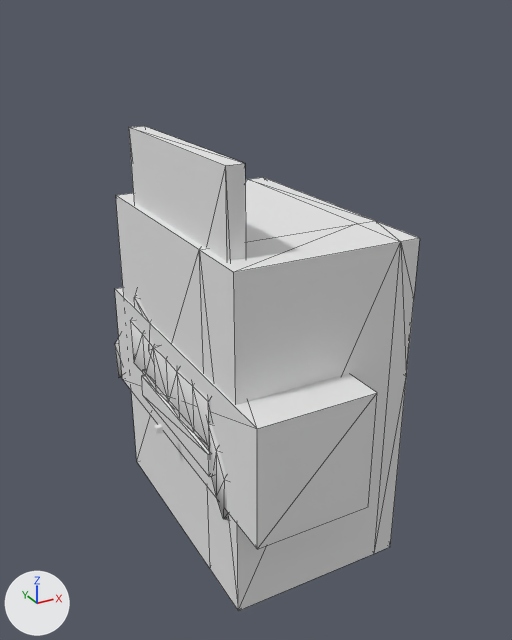
An edit to the COLLADA model objects3d/civilian_loot.dae, drawn before and after from the same camera.
Rendered twice from a 50 mm lens placed at (-12.6, -35.3, 23.4), pointed at (6.7, -0.3, 5.8). Arrows for +X, +Y and +Z are at lower left; the lights stay in place. Mesh edges are drawn as thin lines on the coarser meshes. Where no turn or scale is listed for an object, it has been applied to the vertices.

Script lines for the objects in view, before the commit:
```python
me_loot03mesh = bpy.data.meshes.new('Loot03Mesh')
me_loot03mesh.from_pydata(...)  # 46 vertices, 84 faces; spans x -6.1..5.6, y -8.4..8.4, z -10.3..10.3
me_loot03mesh.materials.append(mat_01___default)  # its picture is missing
me_loot08mesh = bpy.data.meshes.new('Loot08Mesh')
me_loot08mesh.from_pydata(...)  # 56 vertices, 108 faces; spans x -3.16..2.64, y -6.14..6.14, z -2.63..2.63
me_loot08mesh.materials.append(mat_01___default)  # its picture is missing
me_loot10mesh = bpy.data.meshes.new('Loot10Mesh')
me_loot10mesh.from_pydata(...)  # 56 vertices, 108 faces; spans x -3.16..2.64, y -6.14..6.14, z -2.63..2.63
me_loot10mesh.materials.append(mat_01___default)  # its picture is missing
ob_loot03 = bpy.data.objects.new('Loot03', me_loot03mesh)
ob_loot03.location = (7.48, 0.47, 1.96)
ob_loot08 = bpy.data.objects.new('Loot08', me_loot08mesh)
ob_loot08.location = (4.27, 0.95, 2.44)
ob_loot10 = bpy.data.objects.new('Loot10', me_loot10mesh)
ob_loot10.location = (4.59, 0.95, 2.44)
# also in view: 'Loot07' at (4.8, 0.0, 1.7); 'Loot06' at (5.6, 0.0, 1.8); 'Loot01' at (2.3, 0.1, 4.2); 'Loot09' at (5.6, 2.2, 2.0)
```
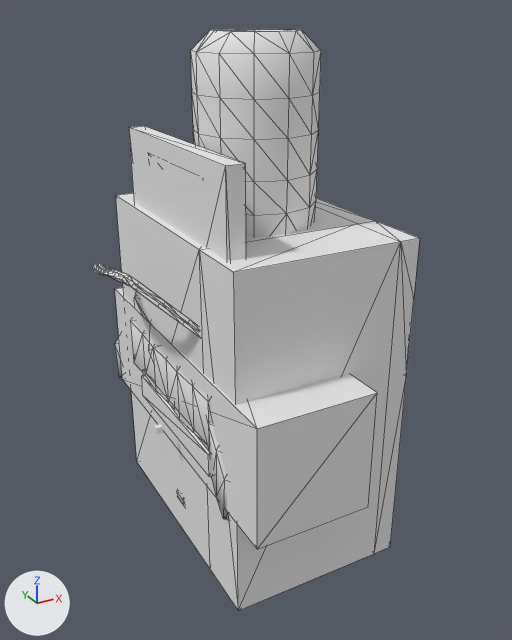
Commit message: added BigEyeMac

Boxes [x1, y1, x2, y2] around the edits, measured in the pictures (512 x 640 px):
'Loot12', added: after [191, 29, 321, 237]
'Loot08', reshaped: before [131, 319, 211, 453]; after [92, 264, 211, 453]
'Loot10', reshaped (not visible before): after [98, 263, 198, 330]
part 1 of me_loot08mesh, added: after [92, 264, 200, 338]
part 3 of me_loot10mesh, added: after [98, 263, 198, 330]

The edits, one by one:
me_loot08mesh is used by ob_loot08; location (4.27, 0.95, 2.44).
me_loot08mesh had 56 vertices, 108 faces and spanned x -3.16..2.64, y -6.14..6.14, z -2.63..2.63.
me_loot08mesh now has 144 vertices, 280 faces and spans x -6.66..2.64, y -6.22..6.42, z -2.63..8.27.
me_loot08mesh part 1: a new loose piece of 88 vertices spanning x -6.66..1.15, y -6.22..6.42, z 2.35..8.27, in mat_01___default (its picture is missing).
me_loot08mesh part 2: the surface is now shaded flat.
me_loot10mesh is used by ob_loot10; location (4.59, 0.95, 2.44).
me_loot10mesh had 56 vertices, 108 faces and spanned x -3.16..2.64, y -6.14..6.14, z -2.63..2.63.
me_loot10mesh now has 144 vertices, 280 faces and spans x -6.71..2.64, y -6.22..6.42, z -2.63..8.27.
me_loot10mesh part 3: a new loose piece of 88 vertices spanning x -6.71..1.09, y -6.22..6.42, z 2.35..8.27, in mat_01___default (its picture is missing).
me_loot10mesh part 4: the surface is now shaded flat.
Mesh me_loot12mesh is new.
It has 124 vertices, 240 faces and spans x -3.4..3.4, y -3.6..3.2, z 0.0..31.2.
It uses material mat_01___default (its picture is missing).
Object 'Loot12' (ob_loot12) is new; it shows me_loot12mesh.
Its location is (6.52, -0.4, -8.86).
